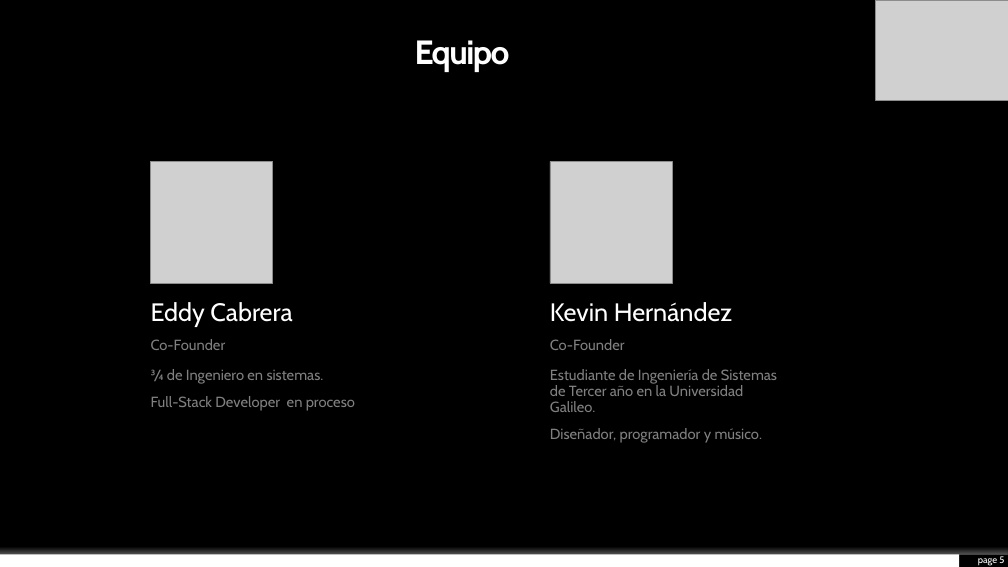
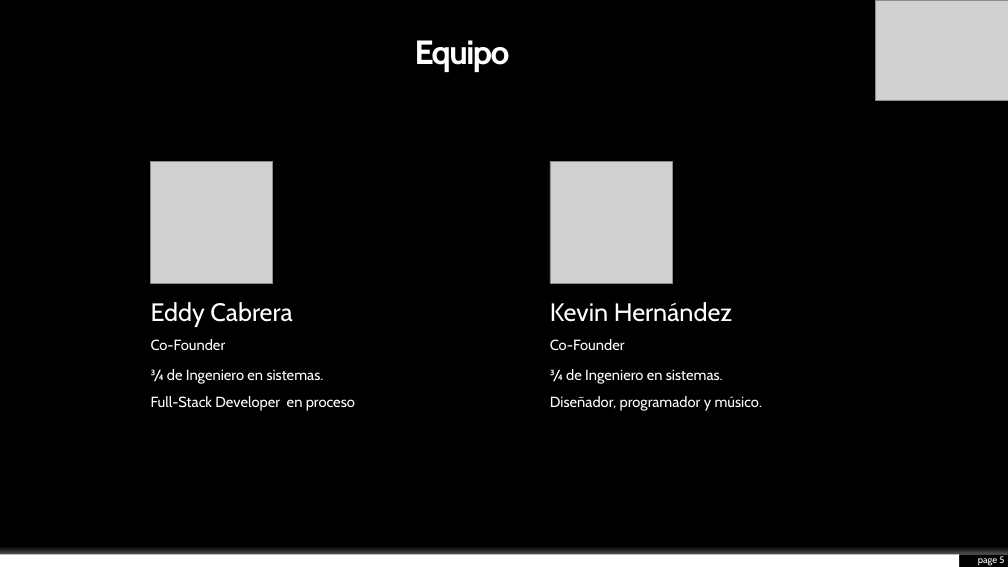
Before and after one commit to KevinHern/ingsoft, a slide deck: slide 5 of Docs/Presentacion_Final/final.pptx. Drawn at 1008x567 pixels with LibreOffice and Linux fonts; fonts in the diff are those of the drawing; grey boxes stand for pictures; background and template pictures are left out. Boxes give left, top, right and bottom in pixels: in the first picture for what was removed or moved away, otherwise in the second. Text is boxed around its words. In the diff, an @@ line names an element or a change of style, - is before the commit and + after.

Commit message:
Version final

```diff
--- a/Docs/Presentacion_Final/final.pptx
+++ b/Docs/Presentacion_Final/final.pptx
@@ text colour #808080 to #FFFFFF in 3 elements at bbox=[151, 339, 226, 351], bbox=[151, 369, 355, 411], bbox=[550, 339, 625, 351] @@
@@ text at bbox=[550, 369, 723, 384]: text changed; text colour #808080 to #FFFFFF @@
-Estudiante de Ingeniería de Sistemas de Tercer año en la Universidad Galileo.
+¾ de Ingeniero en sistemas.
@@ text at bbox=[550, 396, 763, 411]: text colour #808080 to #FFFFFF in "Diseñador, programador y músico." @@
```
